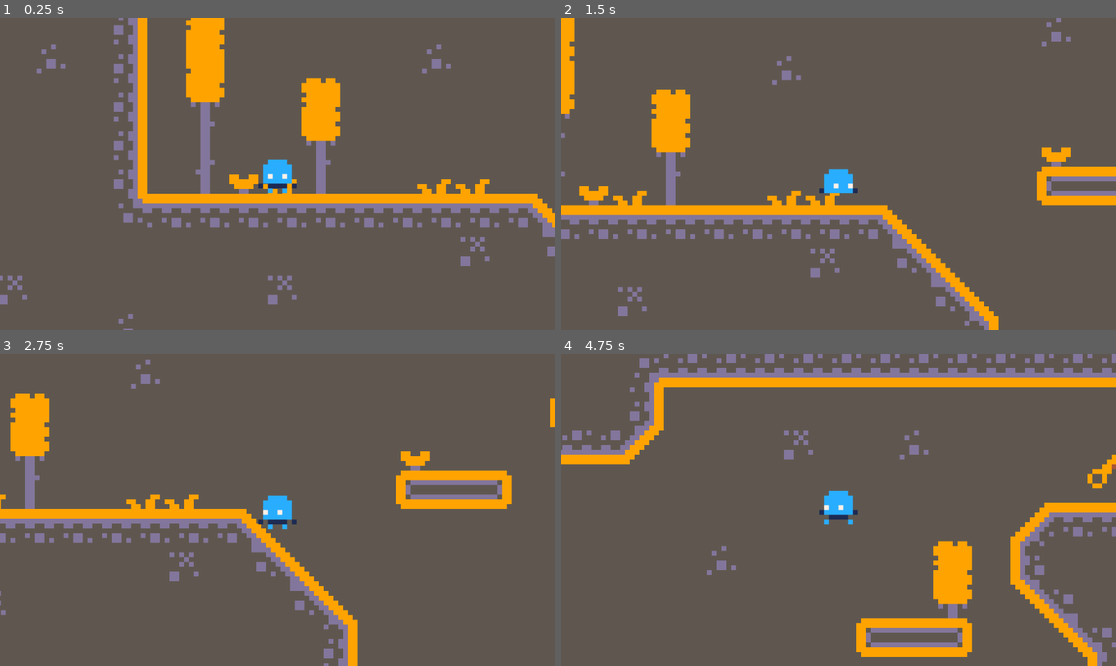
Above: before the commit, frames 1-4 (two rows, left to right).
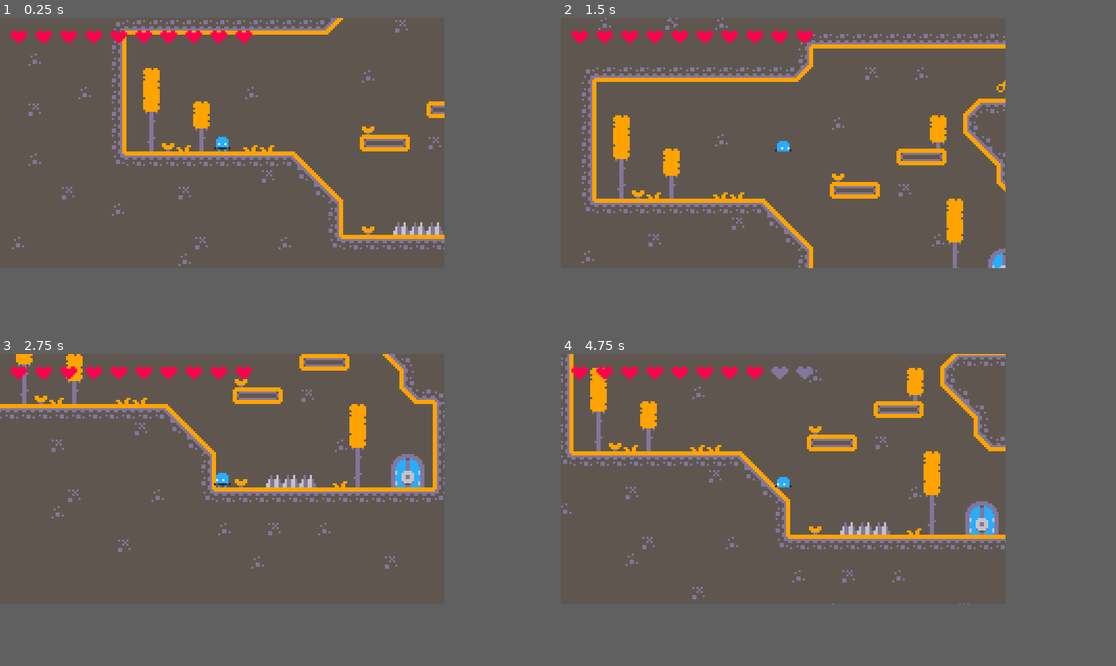
Above: after the commit, the same moments.

Repository: GreenM4x/rng_godot_game
Game: Godot game, scene res://Sceanes/level_01.tscn
Two runs of this game, one before a commit and one after it. Both use one fixed random seed, a clock stepped at 60 frames per second and the inputs below.
Inputs:
- Up to frame 1 (0.25 s): no input
- Up to frame 2 (1.5 s): tap Enter at 0.5 s; hold D (move_right) from 0.53 s (still down); tap W (jump) at 0.6, 0.77, 1.07, 1.35 s
- Up to frame 3 (2.75 s): tap W (jump) at 1.52, 1.82, 2.1 s; release D (move_right) at 2.03 s; hold A (move_left) from 2.03 s (still down)
- Up to frame 4 (4.75 s): release A (move_left) at 2.78 s; hold D (move_right) 2.78-4.28 s; tap W (jump) at 2.85, 3.02, 3.32, 3.6, 3.77, 4.07, 4.35, 4.52 s; hold A (move_left) from 4.28 s (still down)
The window is 799x449 before the commit and 640x360 after it. Grey fills any space a smaller window leaves; there, only what the larger window draws over its background counts as a difference.

The runs differ from the first frame. In frame 1, 18% of the frame differs, in the area x 0-100%, y 0-100%; in frame 2, 18%; in frame 3, 16%; in frame 4, 21%.

Commit message:
Add HUD heart display and multi-jump to player
Introduces a heart HUD to visually represent player health and updates health on damage. Implements multi-jump functionality with a configurable jump amount and coyote time handling. Adjusts player spawn position, camera zoom, and viewport size for improved gameplay experience.

Diff:
--- /dev/null
+++ b/Sceanes/heart.tscn
@@ -0,0 +1,42 @@
+[gd_scene load_steps=5 format=3 uid="uid://cd8bdjdet78aw"]
+
+[ext_resource type="Texture2D" uid="uid://d1l5p8o4aci03" path="res://Assets/Transparent/Tilemap/tilemap_packed.png" id="1_da2nn"]
+
+[sub_resource type="AtlasTexture" id="AtlasTexture_da2nn"]
+atlas = ExtResource("1_da2nn")
+region = Rect2(96, 64, 8, 8)
+
+[sub_resource type="AtlasTexture" id="AtlasTexture_51ufu"]
+atlas = ExtResource("1_da2nn")
+region = Rect2(112, 64, 8, 8)
+
+[sub_resource type="SpriteFrames" id="SpriteFrames_emmr4"]
+animations = [{
+"frames": [{
+"duration": 1.0,
+"texture": SubResource("AtlasTexture_da2nn")
+}],
+"loop": true,
+"name": &"default",
+"speed": 5.0
+}, {
+"frames": [{
+"duration": 1.0,
+"texture": SubResource("AtlasTexture_51ufu")
+}],
+"loop": true,
+"name": &"noHeart",
+"speed": 5.0
+}]
+
+[node name="Heart" type="TextureRect"]
+texture_filter = 1
+custom_minimum_size = Vector2(8, 8)
+offset_right = 8.0
+offset_bottom = 8.0
+
+[node name="AnimatedSprite2D" type="AnimatedSprite2D" parent="."]
+position = Vector2(4, 4)
+sprite_frames = SubResource("SpriteFrames_emmr4")
+animation = &"noHeart"
+autoplay = "default"
--- a/Sceanes/level_01.tscn
+++ b/Sceanes/level_01.tscn
@@ -240,8 +240,9 @@
 tile_set = SubResource("TileSet_fnhm6")
 
 [node name="Player" parent="." instance=ExtResource("2_4d8t8")]
-position = Vector2(27, -4)
+position = Vector2(46, -4)
 collision_mask = 32
+jump_amout = 3
 
 [node name="Key" parent="." instance=ExtResource("3_fnhm6")]
 position = Vector2(196, -55)
--- a/Sceanes/player.tscn
+++ b/Sceanes/player.tscn
@@ -61,6 +61,7 @@
 z_index = 1
 collision_mask = 33
 script = ExtResource("1_rcu0a")
+health = 10
 
 [node name="AnimatedSprite2D" type="AnimatedSprite2D" parent="."]
 texture_filter = 1
@@ -73,7 +74,7 @@
 shape = SubResource("RectangleShape2D_bc0vw")
 
 [node name="Camera2D" type="Camera2D" parent="."]
-zoom = Vector2(10, 10)
+zoom = Vector2(3, 3)
 
 [node name="Area2D" type="Area2D" parent="."]
 position = Vector2(0, 0.5)
@@ -92,4 +93,20 @@
 wait_time = 0.1
 one_shot = true
 
+[node name="HUD" type="CanvasLayer" parent="."]
+
+[node name="Control" type="Control" parent="HUD"]
+layout_mode = 3
+anchors_preset = 0
+scale = Vector2(3, 3)
+size_flags_horizontal = 4
+size_flags_vertical = 4
+
+[node name="HBoxContainer" type="HBoxContainer" parent="HUD/Control"]
+layout_mode = 1
+offset_left = 5.0
+offset_top = 5.0
+offset_right = 61.0
+offset_bottom = 13.0
+
 [connection signal="body_entered" from="Area2D" to="." method="_on_area_2d_body_entered"]
--- a/Scripts/player.gd
+++ b/Scripts/player.gd
@@ -3,6 +3,7 @@
 @export var speed: int = 50
 @export var acceleration: int = 5
 @export var jump_speed: int = -speed * 2.5
+@export var jump_amout: int = 2
 @export var gravity: int = speed * 5
 @export var down_gravity_factor: float = 1.5
 @export var health: int = 3
@@ -10,6 +11,8 @@
 @onready var animation: AnimatedSprite2D = $AnimatedSprite2D
 @onready var jump_time_buffer: Timer = $JumpTimeBuffer
 @onready var coyote_timer: Timer = $CoyoteTimer
+@onready var h_container: HBoxContainer = $HUD/Control/HBoxContainer
+@onready var heart_sceane: PackedScene = preload("res://Sceanes/heart.tscn")
 
 enum State {IDLE,RUN,JUMP,DOWN}
 var current_state: State = State.IDLE
@@ -18,6 +21,19 @@
 
 var knockback: Vector2 = Vector2.ZERO
 var knockback_timer: float = 0.0
+
+var hearts_list: Array[TextureRect]
+var jumps_left: int
+
+func _ready() -> void:
+	jumps_left = jump_amout
+	for heart in health:
+		var heart_temp = heart_sceane.instantiate()
+		hearts_list.append(heart_temp)
+		h_container.add_child(heart_temp)
+
+	# Connect the coyote timer's timeout signal to our new function
+	coyote_timer.timeout.connect(_on_coyote_timer_timeout)
 
 func _physics_process(delta: float) -> void:
 	handle_input()
@@ -40,16 +56,17 @@
 		velocity.x = move_toward(velocity.x, speed * direction, acceleration)
 
 func update_movement(delta: float) -> void:
-	if (is_on_floor() || coyote_timer.time_left > 0) && jump_time_buffer.time_left > 0:
+	if jump_time_buffer.time_left > 0 and jumps_left > 0:
 		velocity.y = jump_speed
 		current_state = State.JUMP
+		jumps_left -= 1
 		jump_time_buffer.stop()
 		coyote_timer.stop()
 
-	if current_state == State.JUMP:
+	if velocity.y > 0:
+		velocity.y += gravity * down_gravity_factor * delta
+	else:
 		velocity.y += gravity * delta
-	else:
-		velocity.y += gravity * down_gravity_factor * delta
 
 func update_state() -> void:
 	match current_state:
@@ -59,7 +76,7 @@
 		State.RUN:
 			if velocity.x == 0:
 				current_state = State.IDLE
-			if not is_on_floor() && velocity.y > 0:
+			if not is_on_floor() and velocity.y > 0:
 				current_state = State.DOWN
 				coyote_timer.start()
 
@@ -67,11 +84,11 @@
 			current_state = State.DOWN
 
 		State.DOWN when is_on_floor():
+			jumps_left = jump_amout
 			if velocity.x == 0:
 				current_state = State.IDLE
 			else:
 				current_state = State.RUN
-
 
 func update_animation() -> void:
 	if velocity.x != 0:
@@ -83,7 +100,6 @@
 		State.JUMP: animation.play("jump_up")
 		State.DOWN: animation.play("jump_down")
 
-
 func apply_knockback(direction: Vector2, force: float, knockback_duration: float) -> void:
 	knockback = direction * force
 	knockback_timer = knockback_duration
@@ -91,25 +107,24 @@
 func handle_knockback(delta: float) -> void:
 	if knockback_timer > 0.0:
 		velocity.x = knockback.x
-		velocity.y += knockback.y  # Gravity läuft weiter
+		velocity.y += knockback.y
 		knockback_timer -= delta
 		if knockback_timer <= 0.0:
 			knockback = Vector2.ZERO
 
+func update_heart_dispaly():
+	for i in range(hearts_list.size()):
+		if i >= health:
+			hearts_list[i].get_child(0).play("noHeart")
+
 func _on_area_2d_body_entered(body: Node2D) -> void:
-	if body is TileMapLayer: # TileMap collision bodies sind StaticBody2D
+	if body is TileMapLayer:
 		if body.name == "Enemie":
-			# Spieler trifft Spike
 			health -= 1
-			print("Ouch! Health:", health)
+			update_heart_dispaly()
 
-			# Knockback-Richtung: aus Bewegungsrichtung
-			var dir_x = -sign(velocity.x)
+			var dir_x = -sign(velocity.x) if velocity.x != 0 else -1
 			var dir_y = -sign(velocity.y)
-			if dir_x == 0:
-				dir_x = -1
-			if dir_y == 0:
-				dir_y = 0
 
 			var knock_dir = Vector2(dir_x, dir_y).normalized()
 			apply_knockback(knock_dir, 150.0, 0.02)
@@ -123,3 +138,10 @@
 	if body is Door && hasKey:
 		body.open()
 		hasKey = false
+
+# This new function is called when the CoyoteTimer runs out.
+func _on_coyote_timer_timeout() -> void:
+	# If the player just fell off a ledge (jumps_left is at max)
+	# and didn't use the coyote time jump, they lose that ground jump.
+	if jumps_left == jump_amout:
+		jumps_left -= 1
--- a/project.godot
+++ b/project.godot
@@ -14,6 +14,12 @@
 run/main_scene="uid://wb5ijnojrm3t"
 config/features=PackedStringArray("4.4", "Forward Plus")
 config/icon="res://icon.svg"
+
+[display]
+
+window/size/viewport_width=640
+window/size/viewport_height=360
+window/stretch/mode="canvas_items"
 
 [input]
 
